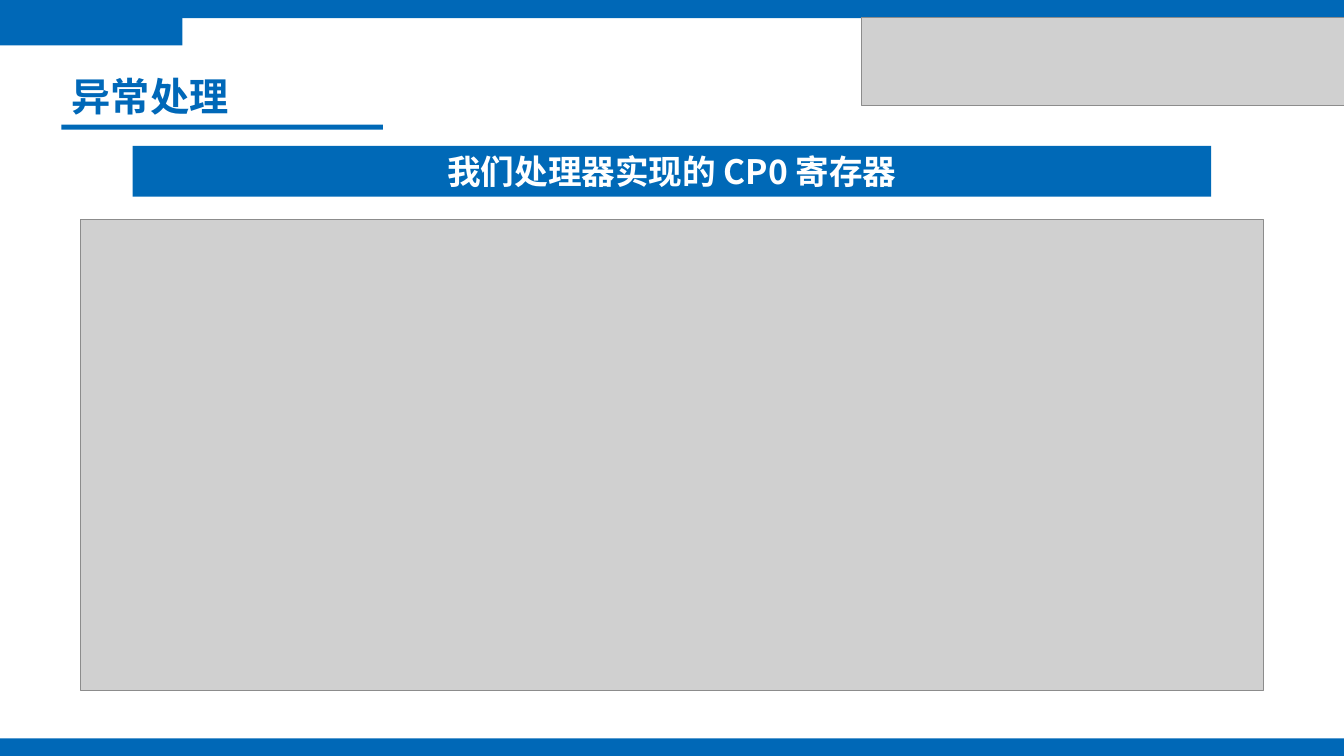
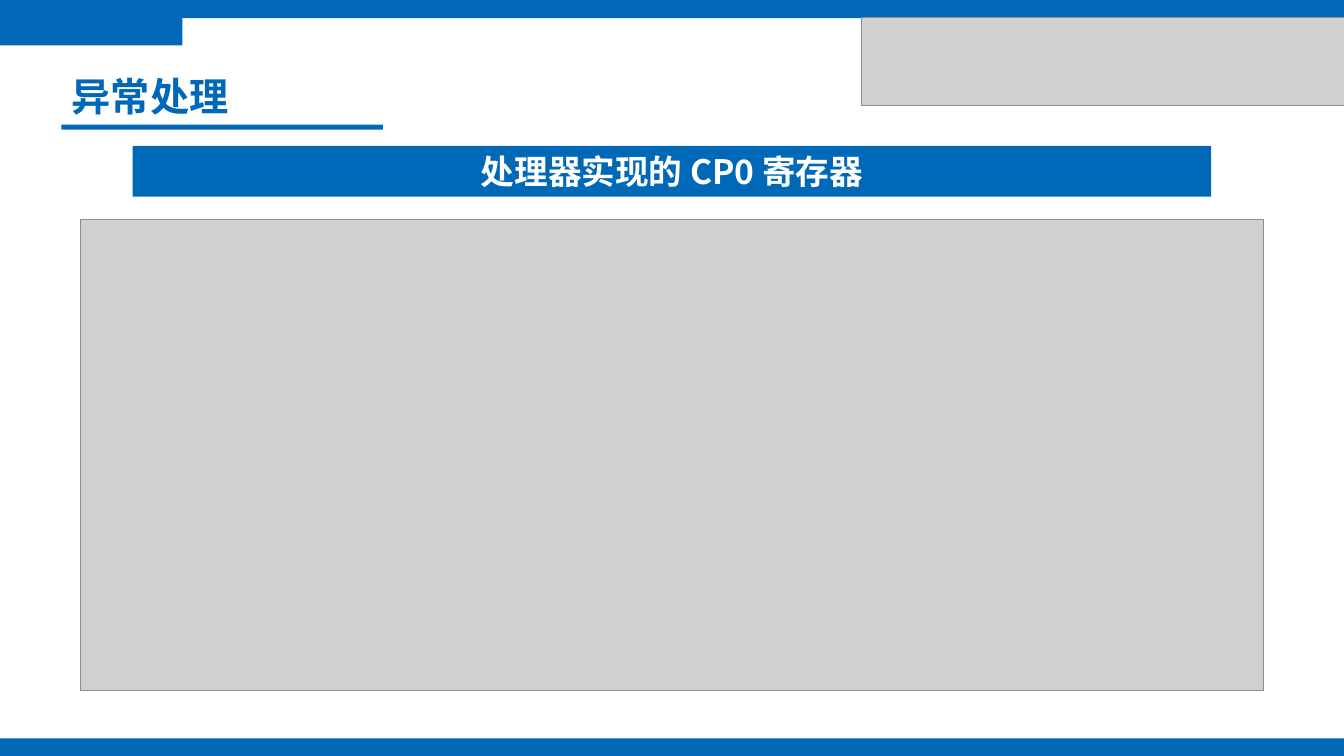
Before and after one commit to KuangjuX-Archived/SimpleMIPS, a slide deck: slide 15 of report/14组-体系结构答辩.pptx. Drawn at 1344x756 pixels with LibreOffice and Linux fonts; fonts in the diff are those of the drawing; grey boxes stand for pictures. Boxes give left, top, right and bottom in pixels: in the first picture for what was removed or moved away, otherwise in the second. Text is boxed around its words. In the diff, an @@ line names an element or a change of style, - is before the commit and + after.

```diff
--- a/report/14组-体系结构答辩.pptx
+++ b/report/14组-体系结构答辩.pptx
@@ text in rectangle at [481,155,863,187]: text changed @@
-我们处理器实现的 CP0 寄存器
+处理器实现的 CP0 寄存器
```
Also in this commit, not shown: 7 other slides changed, 1 slide added, 1 slide removed.
